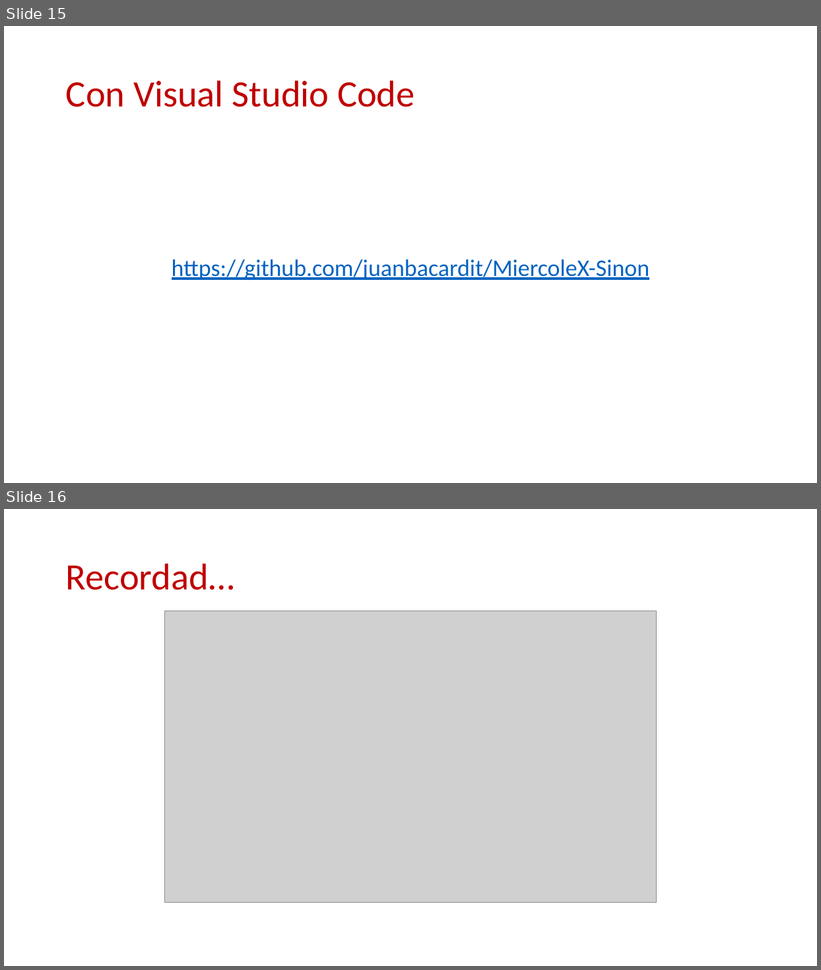
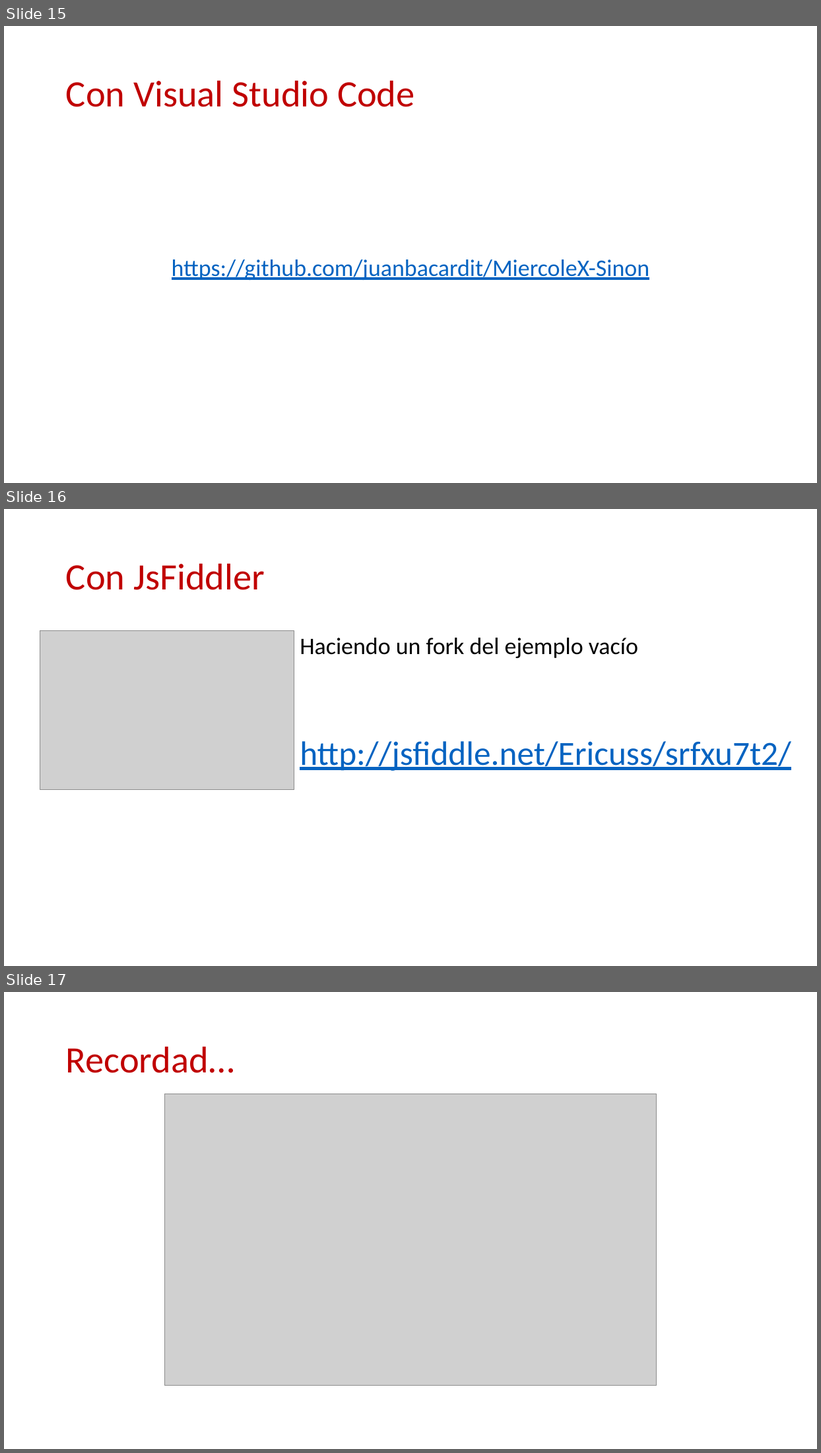
Before and after one commit to ericuss/TDD-Miercolex-Tokiota, a slide deck: Documentacion/jasmine.pptx. Shown one above the other, each under a label of ours: slides 15 and 16 before the commit, slides 15, 16 and 17 after it. The pictures are 821x970 and 821x1453 pixels, drawn with LibreOffice and Linux fonts; fonts in the diff are those of the drawing; grey boxes stand for pictures; background and template pictures are left out. Boxes give left, top, right and bottom in pixels: in the first picture for what was removed or moved away, otherwise in the second. Text is boxed around its words. In the diff, an @@ line names an element or a change of style, - is before the commit and + after.

Commit message:
ppt

```diff
--- a/Documentacion/jasmine.pptx
+++ b/Documentacion/jasmine.pptx
@@ slide 16 added at [4, 509, 817, 966], background #FFFFFF @@
@@ title added at [66, 563, 265, 590], 44 pt, text #C00000 @@
+Con JsFiddler
@@ picture added at [40, 631, 294, 789] @@
@@ text added at [300, 638, 791, 771], 40 pt, text #0563C1, underline @@
+Haciendo un fork del ejemplo vacío
+http://jsfiddle.net/Ericuss/srfxu7t2/
@@ what was slide 16 is now slide 17 @@
```
Also in this commit, not shown: 8 slides changed.
